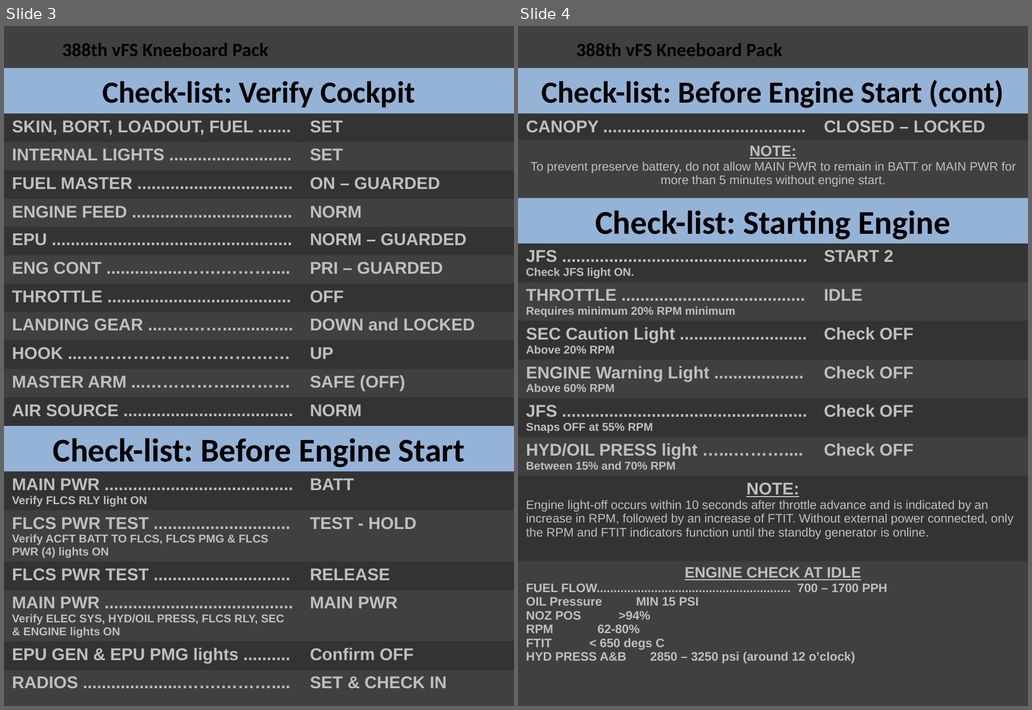
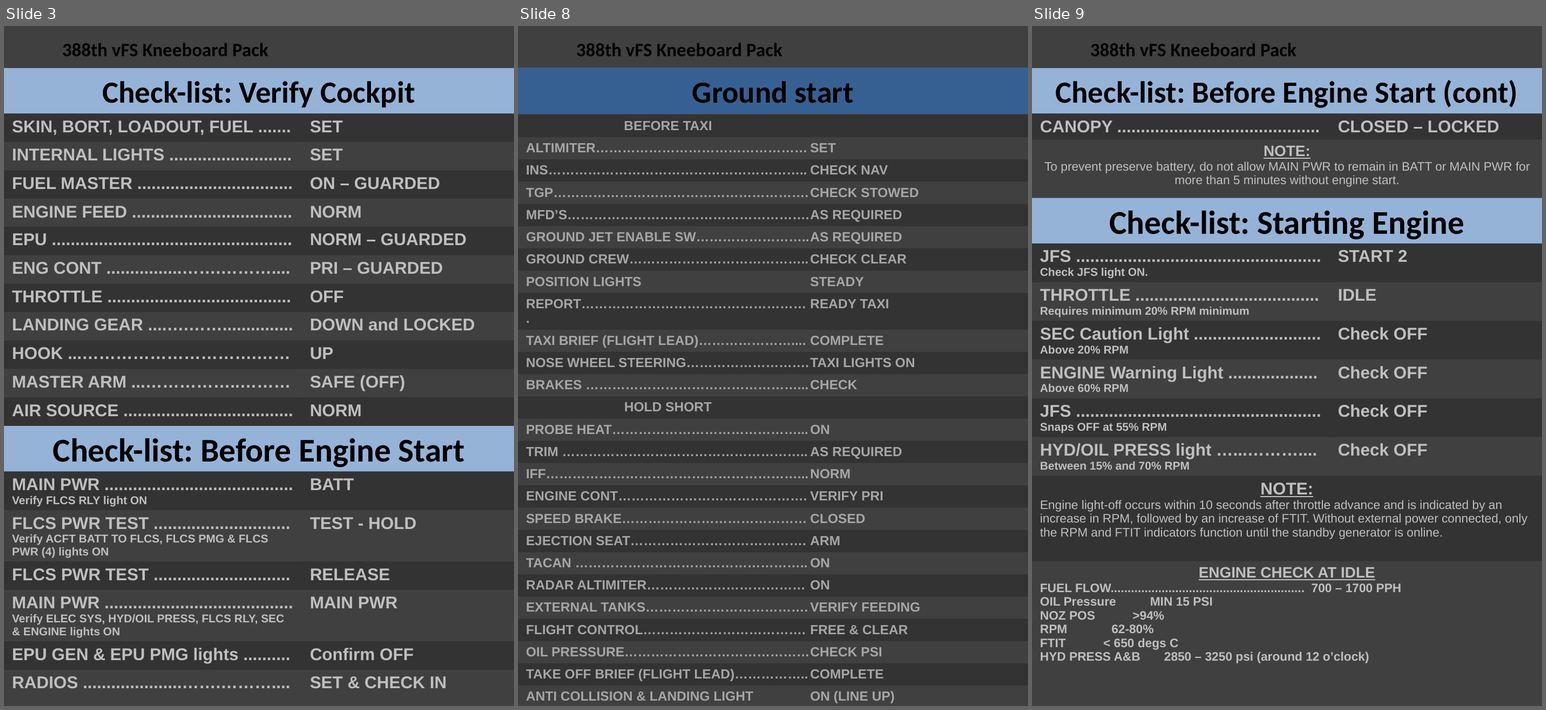
Before and after one commit to 132nd-vWing/132-TRP-388, a slide deck: Kneeboard Pack/388 Kneeboard Pack.pptx. Shown side by side, each under a label of ours: slides 3 and 4 before the commit, slides 3, 8 and 9 after it; the slides between them are not shown. The pictures are 1032x710 and 1546x710 pixels, drawn with LibreOffice and Linux fonts; fonts in the diff are those of the drawing; background and template pictures are left out. Boxes give left, top, right and bottom in pixels: in the first picture for what was removed or moved away, otherwise in the second. Text is boxed around its words. In the diff, an @@ line names an element or a change of style, - is before the commit and + after.

```diff
--- a/Kneeboard Pack/388 Kneeboard Pack.pptx
+++ b/Kneeboard Pack/388 Kneeboard Pack.pptx
@@ slide 8 added at [518, 26, 1028, 706], background #404040; not listed: 1 template element that a slide beside it also shows @@
@@ title added at [518, 68, 1028, 114], fill #376092, outline #376092 0.75 pt, 32.4 pt, text #000000, bold @@
+Ground start
@@ table added at [518, 115, 1028, 706], 26 rows, 2 columns @@
+BEFORE TAXI | 
+ALTIMITER………………………………………… | SET
+INS………………………………………………….. | CHECK NAV
+TGP…………………………………………………. | CHECK STOWED
+MFD’S………………………………………………. | AS REQUIRED
+GROUND JET ENABLE SW…………………….. | AS REQUIRED
+GROUND CREW………………………………….. | CHECK CLEAR
+POSITION LIGHTS | STEADY
+REPORT……………………………………………. | READY TAXI
+TAXI BRIEF (FLIGHT LEAD)………………….... | COMPLETE
+NOSE WHEEL STEERING………………………. | TAXI LIGHTS ON
+BRAKES …………………………………………... | CHECK
+HOLD SHORT | 
+PROBE HEAT……………………………………... | ON
+TRIM ……………………………………………….. | AS REQUIRED
+IFF…………………………………………………... | NORM
+ENGINE CONT……………………………………. | VERIFY PRI
+SPEED BRAKE…………………………………… | CLOSED
+EJECTION SEAT…………………………………. | ARM
+TACAN …………………………………………….. | ON
+RADAR ALTIMITER……………………………… | ON
+EXTERNAL TANKS………………………………. | VERIFY FEEDING
+FLIGHT CONTROL………………………………. | FREE & CLEAR
+OIL PRESSURE…………………………………… | CHECK PSI
+TAKE OFF BRIEF (FLIGHT LEAD)…………….. | COMPLETE
+ANTI COLLISION & LANDING LIGHT | ON (LINE UP)
@@ what was slide 4 is now slide 9 @@
```
Also in this commit, not shown: 3 slides changed, 4 other slides added.
